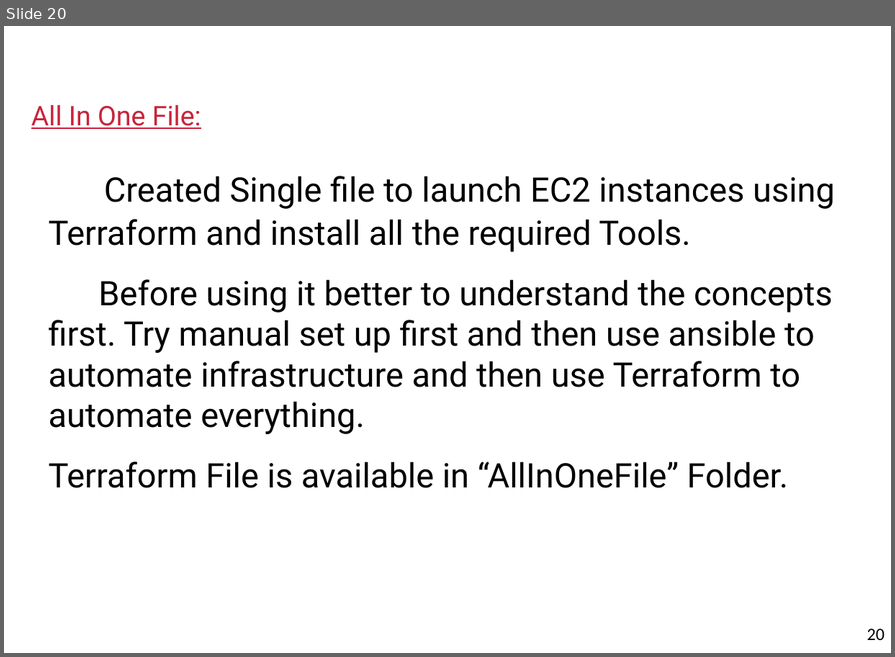
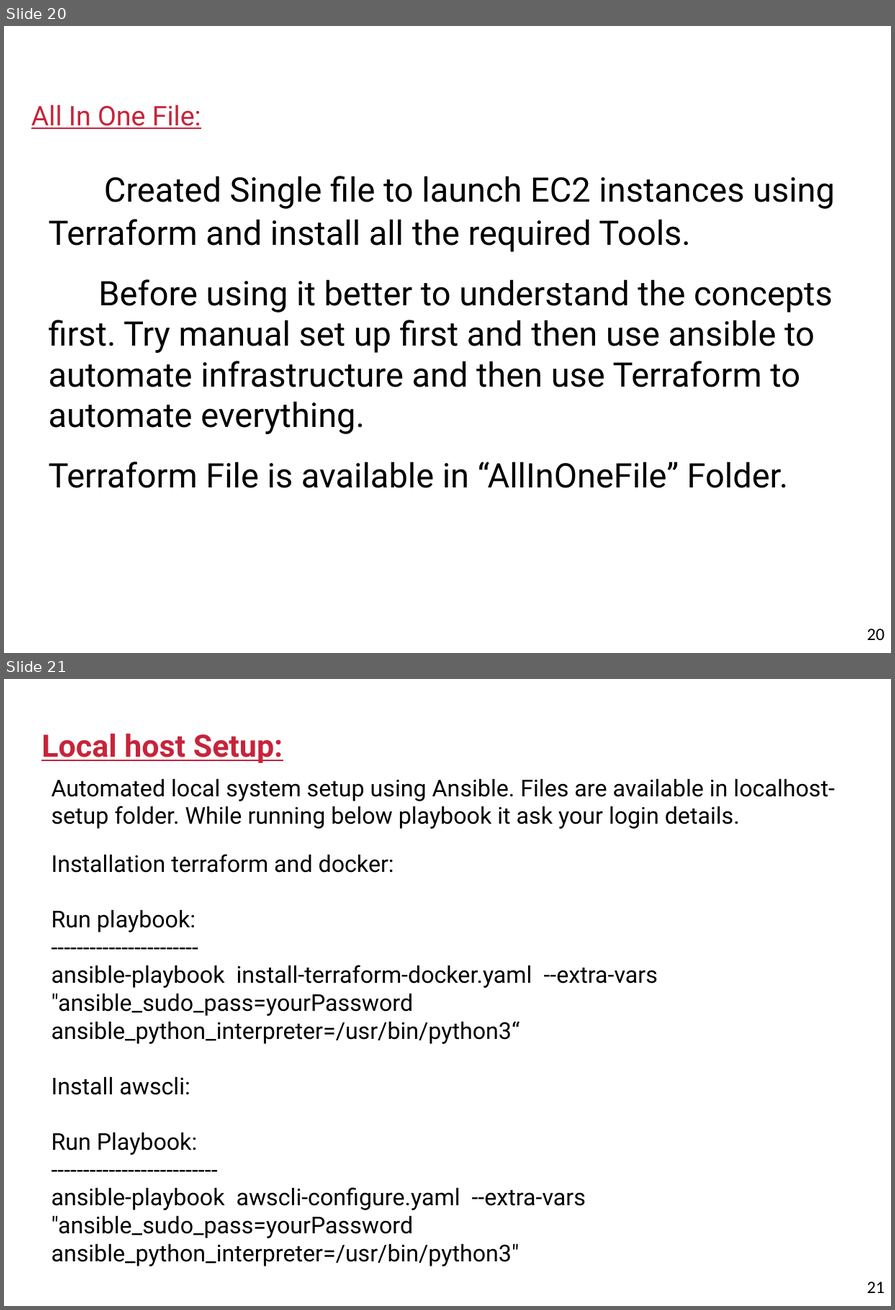
Before and after one commit to kiranpe/DevOpsCloud, a slide deck: DevOpsDoc.pptx. Shown one above the other, each under a label of ours: slide 20 before the commit, slides 20 and 21 after it. The pictures are 895x657 and 895x1310 pixels, drawn with LibreOffice and Linux fonts; fonts in the diff are those of the drawing; background and template pictures are left out. Boxes give left, top, right and bottom in pixels: in the first picture for what was removed or moved away, otherwise in the second. Text is boxed around its words. In the diff, an @@ line names an element or a change of style, - is before the commit and + after.

```diff
--- a/DevOpsDoc.pptx
+++ b/DevOpsDoc.pptx
@@ slide 21 added at box(4, 679, 891, 1306), background #FFFFFF; not listed: 1 template element that a slide beside it also shows @@
@@ title added at box(41, 733, 283, 763), 32 pt, text #C7243A, bold, underline @@
+Local host Setup:
@@ subtitle added at box(52, 779, 834, 1238), 24 pt, text #000000 @@
+Automated local system setup using Ansible. Files are available in localhost-setup folder. While running below playbook it ask your login details.
+Installation terraform and docker:
+Run playbook:
+-----------------------
+ansible-playbook install-terraform-docker.yaml --extra-vars "ansible_sudo_pass=yourPassword ansible_python_interpreter=/usr/bin/python3“
+Install awscli:
+Run Playbook:
+--------------------------
+ansible-playbook awscli-configure.yaml --extra-vars "ansible_sudo_pass=yourPassword ansible_python_interpreter=/usr/bin/python3"
```
Also in this commit, not shown: 3 slides changed.
